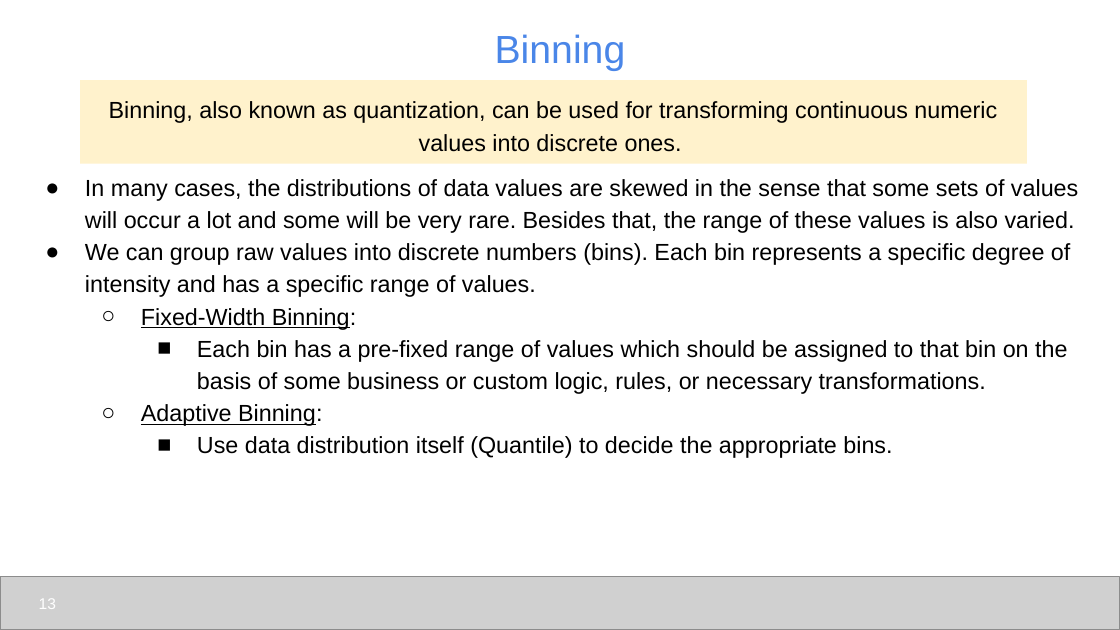
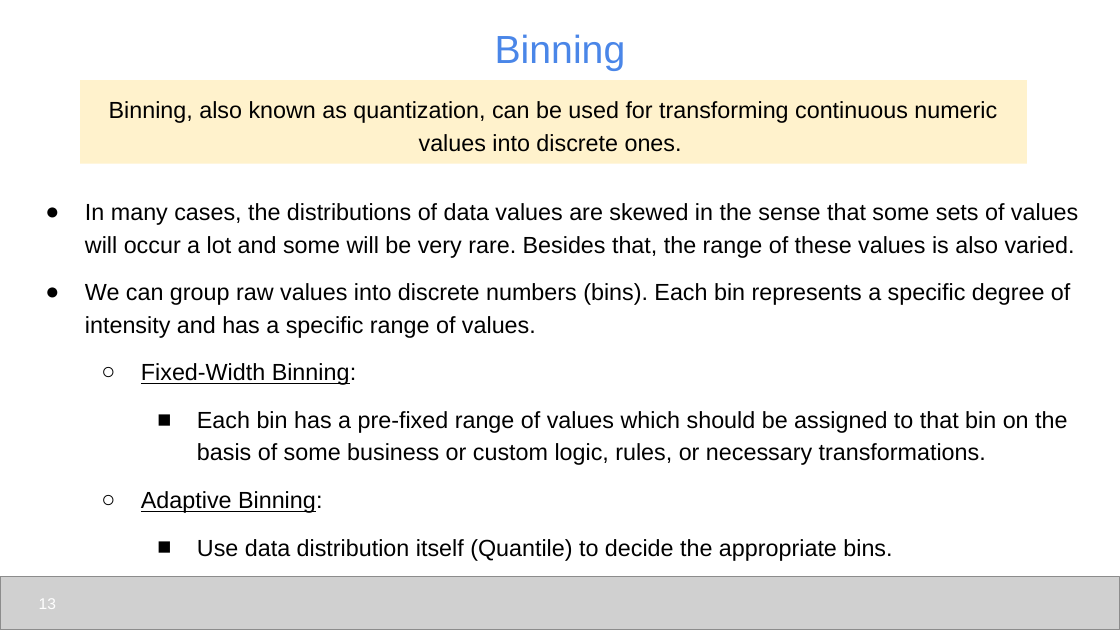
Before and after one commit to udel-cbcb/al_ml_workshop, a slide deck: slide 13 of Day_3/Lectures/Day_3_Lecture_Feature_Engineering_Scaling_Selection.pptx. Drawn at 1120x630 pixels with LibreOffice and Linux fonts; fonts in the diff are those of the drawing; grey boxes stand for pictures. Boxes give left, top, right and bottom in pixels: in the first picture for what was removed or moved away, otherwise in the second. Text is boxed around its words. In the diff, an @@ line names an element or a change of style, - is before the commit and + after.

```diff
--- a/Day_3/Lectures/Day_3_Lecture_Feature_Engineering_Scaling_Selection.pptx
+++ b/Day_3/Lectures/Day_3_Lecture_Feature_Engineering_Scaling_Selection.pptx
@@ text "In many cases, the distributions ..." moved from (x1=85, y1=179, x2=1078, y2=458) to (x1=85, y1=203, x2=1078, y2=561) @@
@@ text at (x1=85, y1=283, x2=1070, y2=561): more space between paragraphs @@
```
Also in this commit, not shown: 3 other slides changed, 43 other files.
